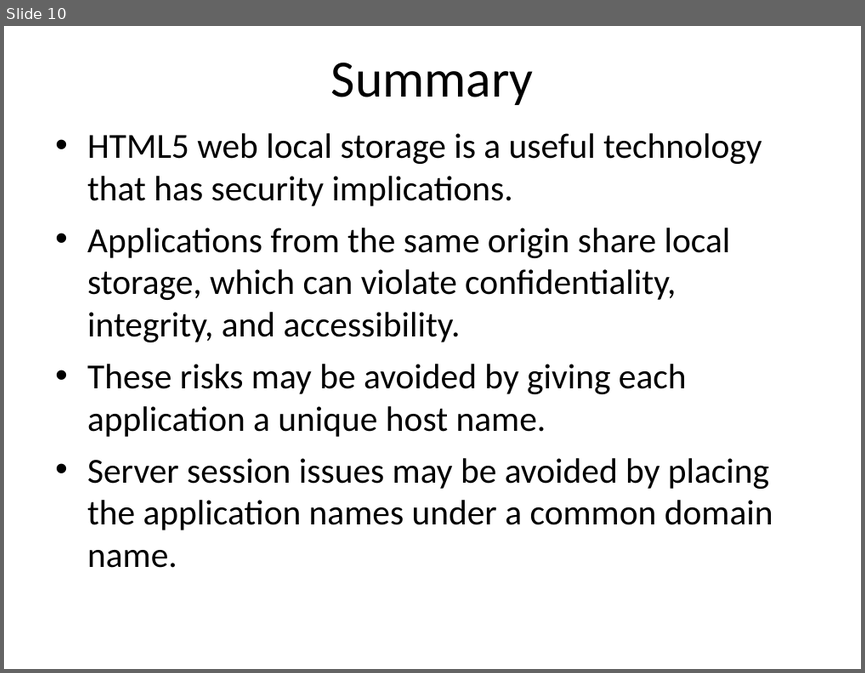
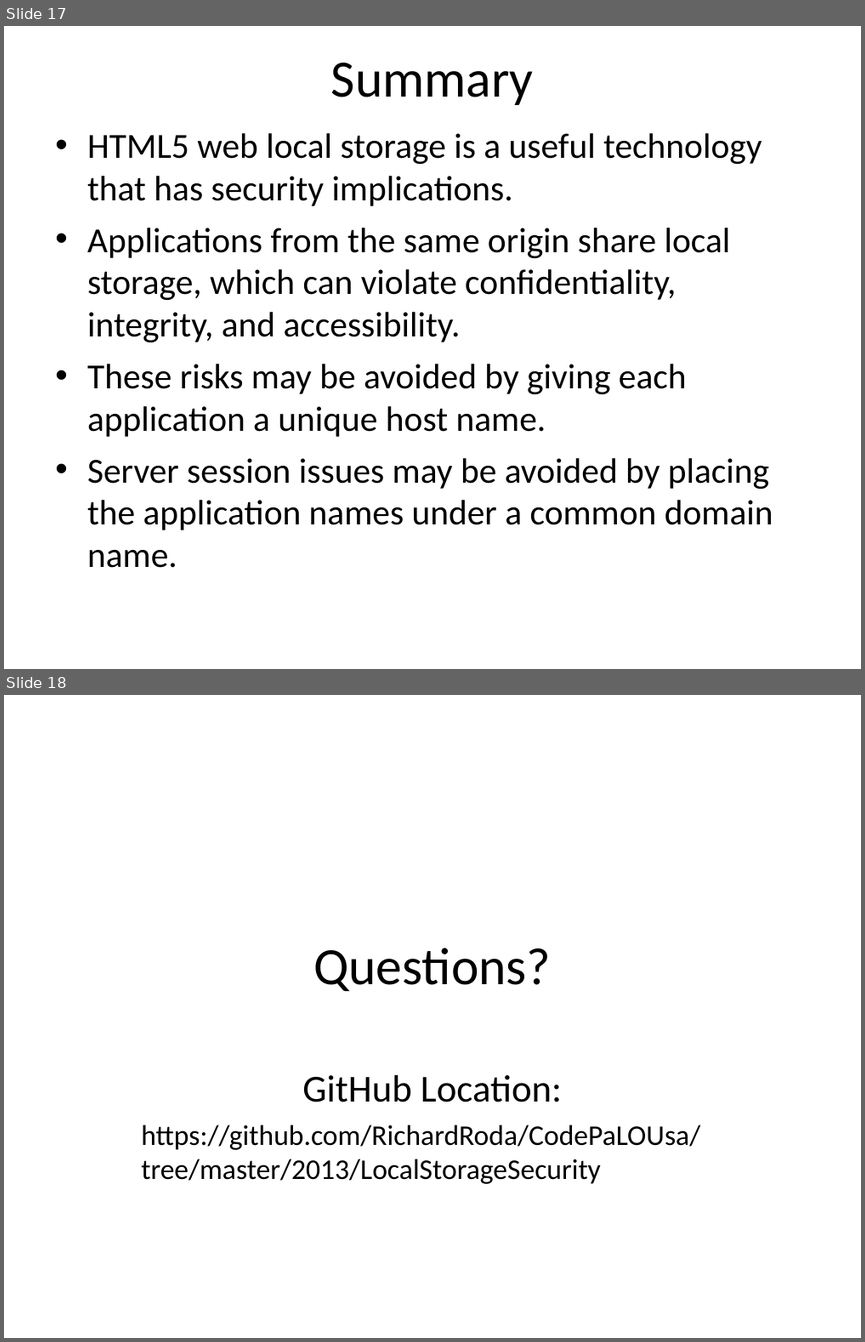
Before and after one commit to EdCharbeneau/CodePaLOUsa, a slide deck: 2013/LocalStorageSecurity/LocalStoragePresentation.ppt. Shown one above the other, each under a label of ours: slide 10 before the commit, slides 17 and 18 after it. The pictures are 865x673 and 865x1342 pixels, drawn with LibreOffice and Linux fonts; fonts in the diff are those of the drawing. Boxes give left, top, right and bottom in pixels: in the first picture for what was removed or moved away, otherwise in the second. Text is boxed around its words. In the diff, an @@ line names an element or a change of style, - is before the commit and + after.

```diff
--- a/2013/LocalStorageSecurity/LocalStoragePresentation.ppt
+++ b/2013/LocalStorageSecurity/LocalStoragePresentation.ppt
@@ slide 18 added at <box>4,695,861,1338</box>, background #FFFFFF @@
@@ title added at <box>313,947,551,991</box>, 44 pt, text #000000 @@
+Questions?
@@ subtitle added at <box>141,1075,700,1184</box>, 24 pt, text #000000 @@
+GitHub Location:
+https://github.com/RichardRoda/CodePaLOUsa/tree/master/2013/LocalStorageSecurity
@@ what was slide 10 is now slide 17 @@
```
Also in this commit, not shown: 3 slides changed, 7 other slides added, 1 slide removed, 6 other files.
